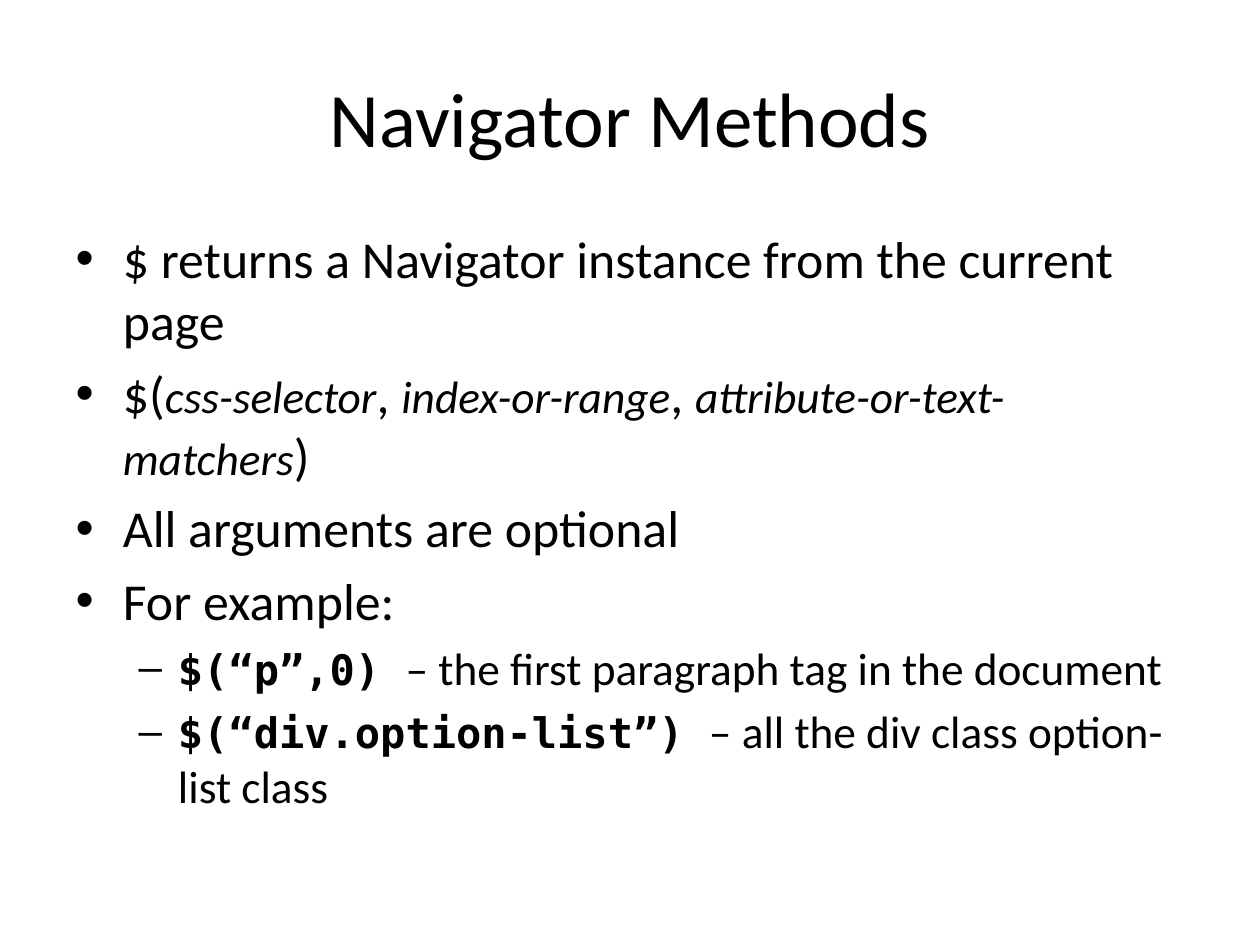
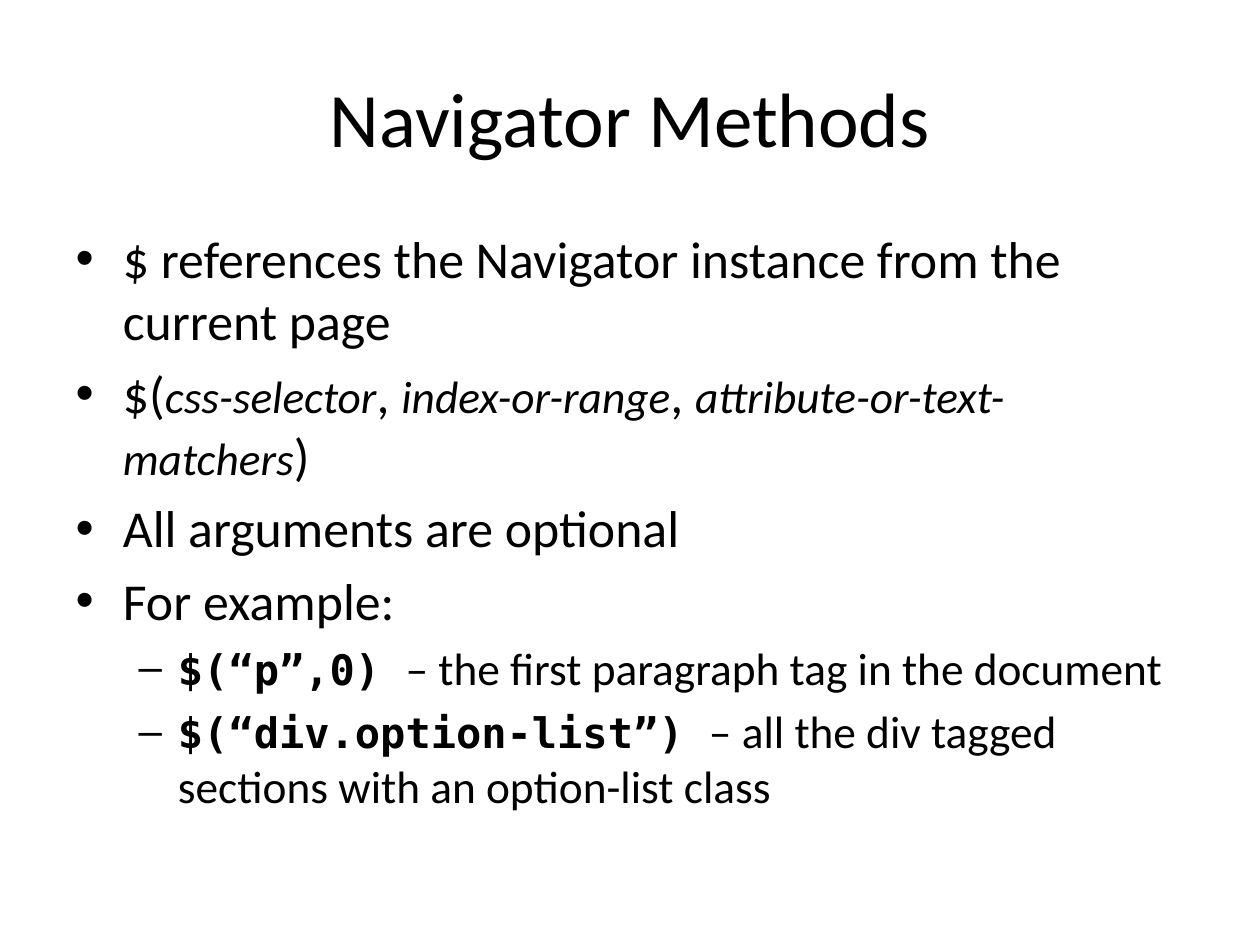
Before and after one commit to RichardAlexanderGreen/example-geb, a slide deck: slide 19 of GebTalk.pptx. Drawn at 1260x945 pixels with LibreOffice and Linux fonts; fonts in the diff are those of the drawing. Boxes give left, top, right and bottom in pixels: in the first picture for what was removed or moved away, otherwise in the second. Text is boxed around its words. In the diff, an @@ line names an element or a change of style, - is before the commit and + after.

Commit message:
updated slide set

```diff
--- a/GebTalk.pptx
+++ b/GebTalk.pptx
@@ text at bbox=[123, 242, 1060, 349]: text changed @@
-• $ returns a Navigator instance from the current page
+• $ references the Navigator instance from the current page
@@ text at bbox=[178, 714, 1056, 811]: text changed @@
-  – $(“div.option-list”) – all the div class option-list class
+  – $(“div.option-list”) – all the div tagged sections with an option-list class
```
Also in this commit, not shown: 8 other slides changed.
